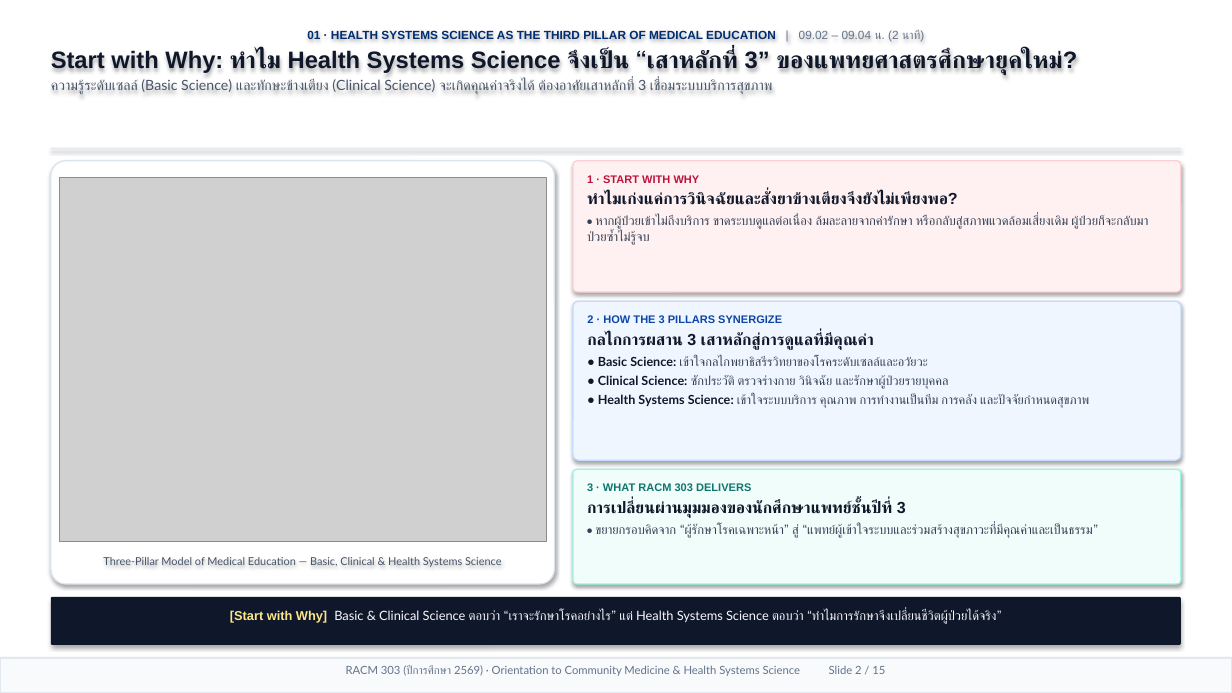
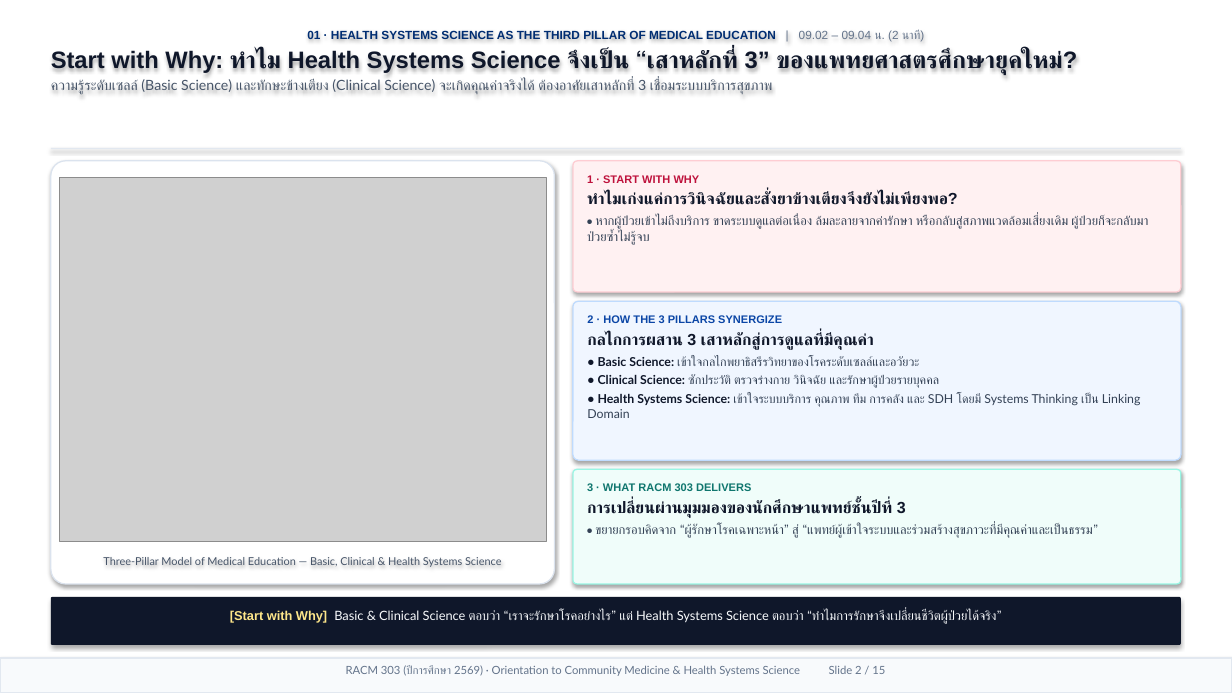
Before and after one commit to smartwoo/racm303-2569, a slide deck: slide 2 of exports/pptx/RACM303_2569_Orientation_Slides.pptx. Drawn at 1232x693 pixels with LibreOffice and Linux fonts; fonts in the diff are those of the drawing; grey boxes stand for pictures. Boxes give left, top, right and bottom in pixels: in the first picture for what was removed or moved away, otherwise in the second. Text is boxed around its words. In the diff, an @@ line names an element or a change of style, - is before the commit and + after.

```diff
--- a/exports/pptx/RACM303_2569_Orientation_Slides.pptx
+++ b/exports/pptx/RACM303_2569_Orientation_Slides.pptx
@@ text in rounded rectangle at bbox=[598, 356, 940, 388]: size 9.8 to 9.6 pt in "• Basic Science: เข้าใจกลไกพยาธิสรีรวิทยาของโรคระดับเซลล์และ ...", "• Clinical Science: ซักประวัติ ตรวจร่างกาย วินิจฉัย และรักษา ..." @@
@@ text in rounded rectangle at bbox=[587, 393, 1141, 418]: text changed; size 9.8 to 9.6 pt @@
-• Health Systems Science: เข้าใจระบบบริการ คุณภาพ การทำงานเป็นทีม การคลัง และปัจจัยกำหนดสุขภาพ
+• Health Systems Science: เข้าใจระบบบริการ คุณภาพ ทีม การคลัง และ SDH โดยมี Systems Thinking เป็น Linking Domain
```
Also in this commit, not shown: 6 other slides changed, 5 other files.
